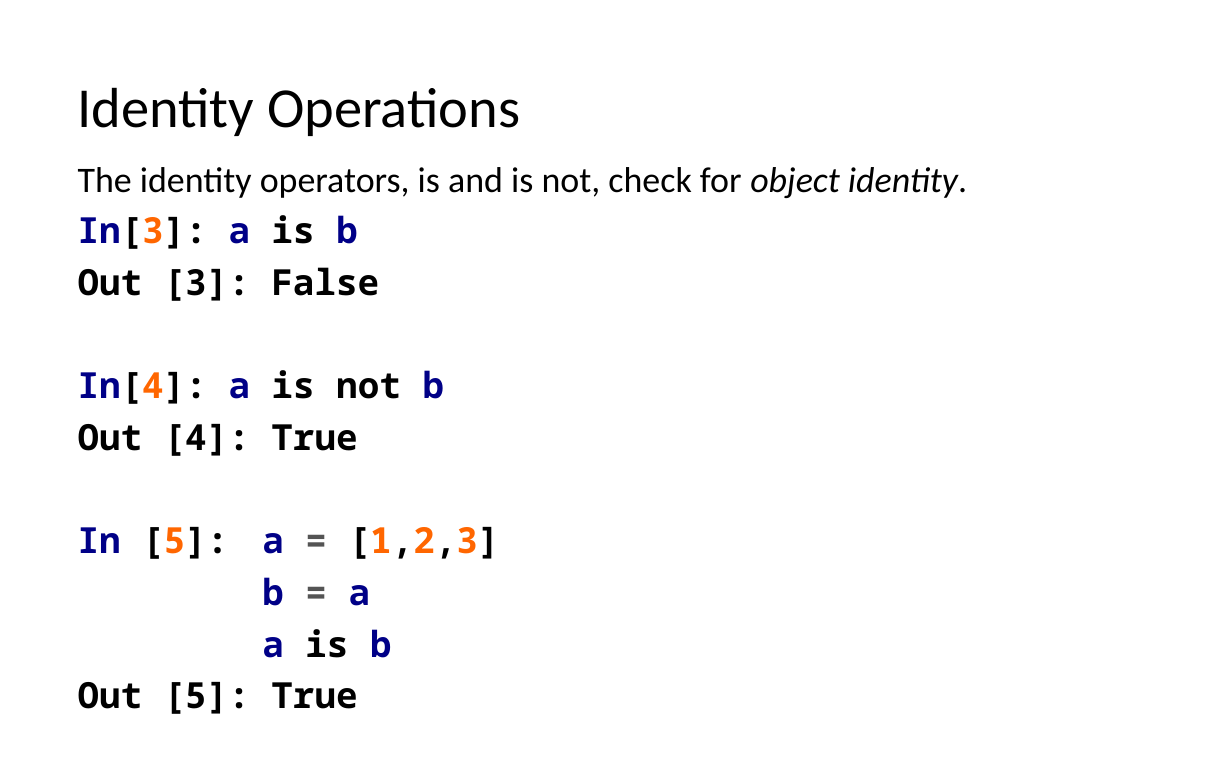
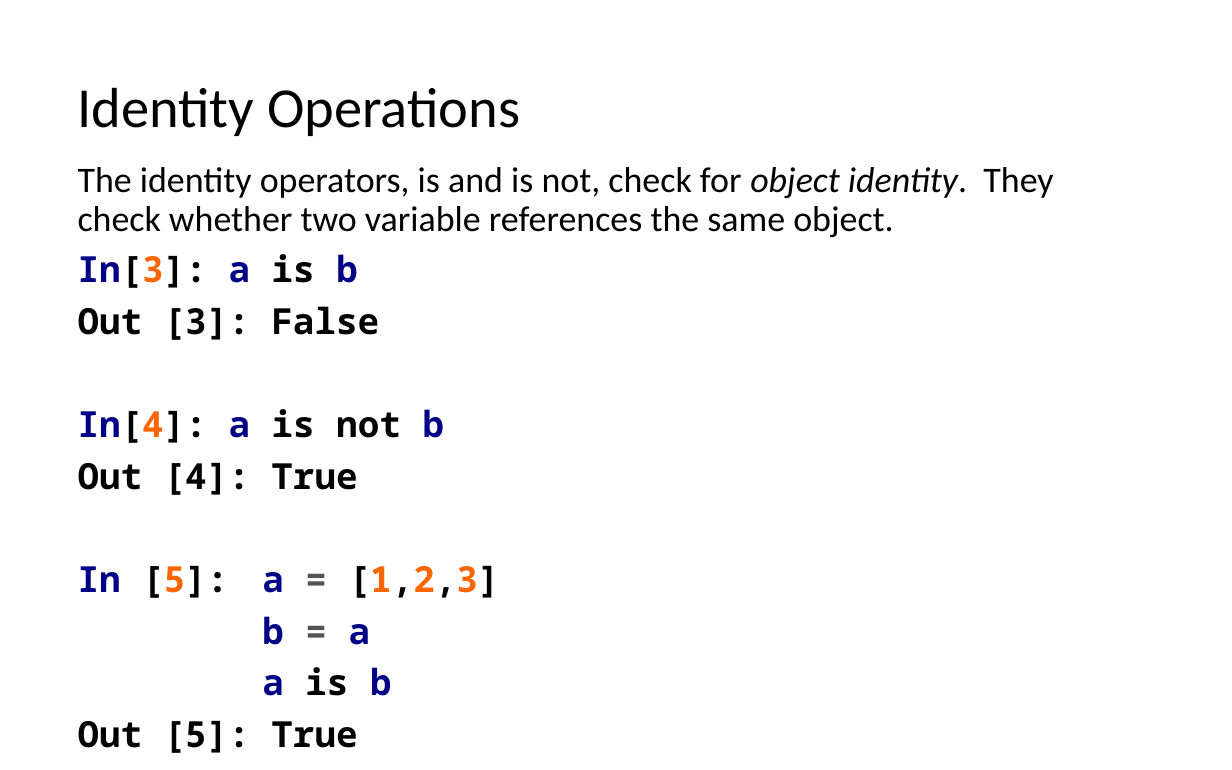
Before and after one commit to LongBaoNguyen/longbaonguyen.github.io, a slide deck: slide 26 of courses/apcsp/lect6.pptx. Drawn at 1232x770 pixels with LibreOffice and Linux fonts; fonts in the diff are those of the drawing. Boxes give left, top, right and bottom in pixels: in the first picture for what was removed or moved away, otherwise in the second. Text is boxed around its words. In the diff, an @@ line names an element or a change of style, - is before the commit and + after.

```diff
--- a/courses/apcsp/lect6.pptx
+++ b/courses/apcsp/lect6.pptx
@@ text at <box>78,167,1053,237</box>: text changed @@
-The identity operators, is and is not, check for object identity.
+The identity operators, is and is not, check for object identity. They check whether two variable references the same object.
```
Also in this commit, not shown: 3 other slides changed, 3 other files.
